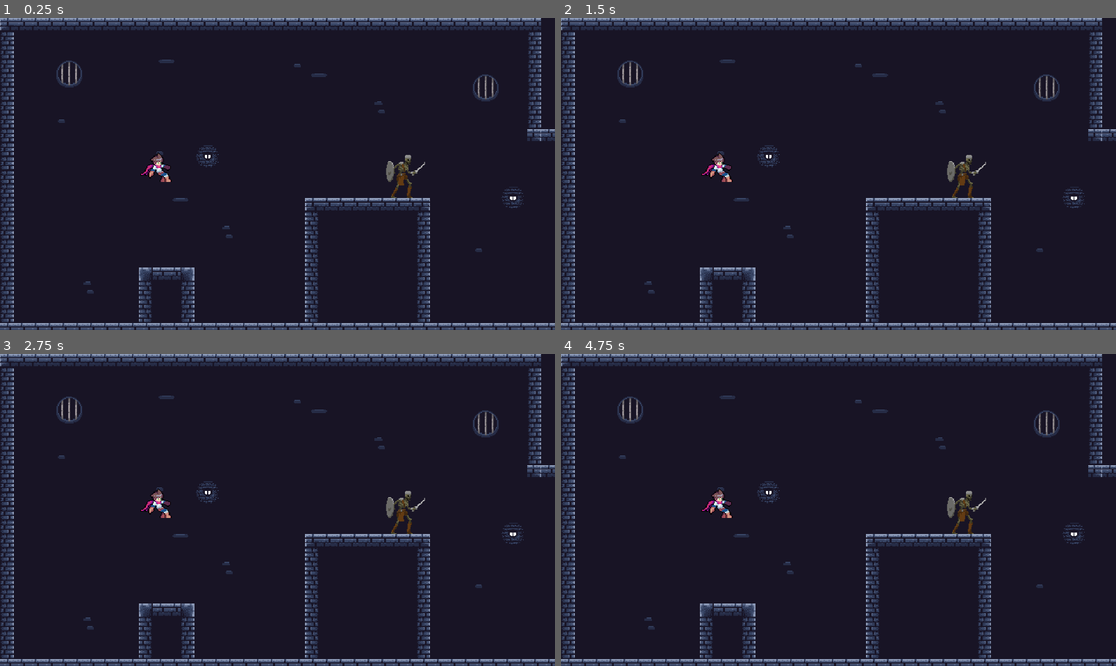
Above: before the commit, frames 1-4 (two rows, left to right).
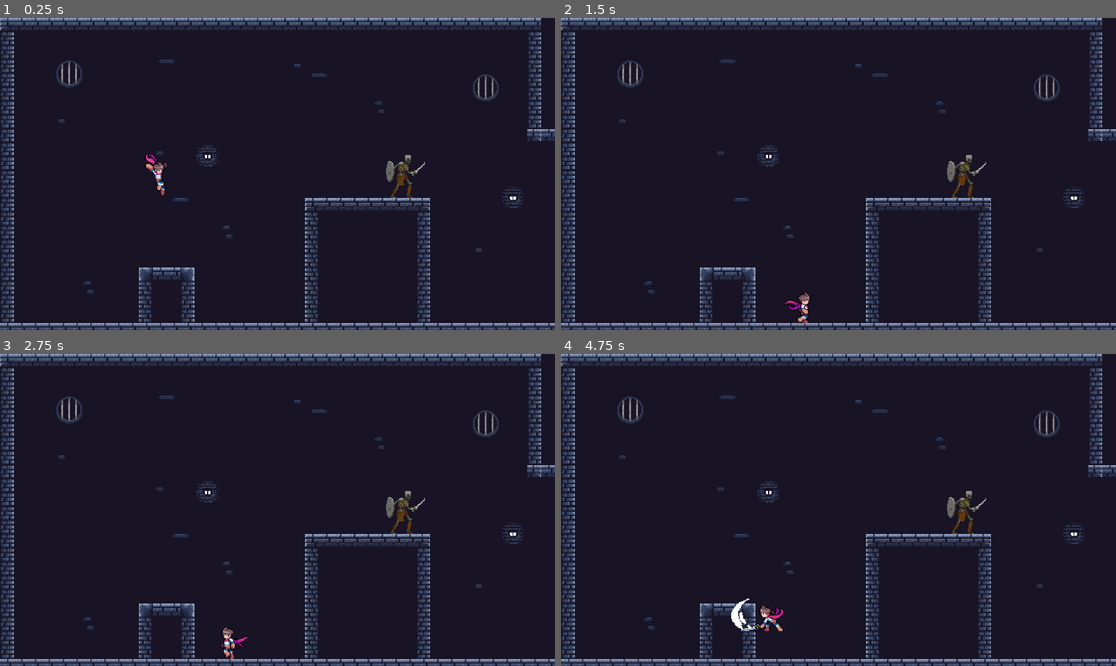
Above: after the commit, the same moments.

Repository: Yassin-Said/HorsesJam
Game: Godot game, scene res://assets/scenes/Level1.tscn
Two runs of this game, one before a commit and one after it. Both use one fixed random seed, a clock stepped at 60 frames per second and the inputs below.
Inputs (mouse positions are in pixels of both pictures, inside the frame that each line leads up to):
- Up to frame 1 (0.25 s): no input
- Up to frame 2 (1.5 s): move the mouse to (960, 158) at 0.52 s; hold D (move_right) from 0.53 s (still down); tap F (attack) at 0.6 s; click (960, 158) at 0.67 s; tap Space (jump) at 0.77, 0.8, 1.07, 1.35 s; move the mouse to (727, 189) at 1.27 s
- Up to frame 3 (2.75 s): tap Space (jump) at 1.52, 1.82, 2.3 s; tap F (attack) at 1.55, 2.1 s; move the mouse to (333, 441) at 2.02 s; release D (move_right) at 2.03 s; hold A (move_left) from 2.03 s (still down)
- Up to frame 4 (4.75 s): move the mouse to (810, 572) at 2.77 s; release A (move_left) at 2.78 s; hold D (move_right) 2.78-4.28 s; tap W (dash) at 2.85 s; click (810, 572) at 2.92 s; tap Space (jump) at 3.02, 3.32, 3.77, 3.8, 4.07, 4.52 s; tap F (attack) at 3.05, 4.55 s; move the mouse to (1005, 556) at 3.52 s; tap Shift (slide) at 3.6 s; move the mouse to (672, 463) at 4.27 s; hold A (move_left) from 4.28 s (still down); tap Ctrl at 4.35 s

The runs differ from the first frame. In frame 1, 0.4% of the frame differs, in the area x 25-31%, y 42-58%; in frame 2, 0.5%; in frame 3, 0.5%; in frame 4, 0.7%, in the area x 25-41%, y 42-89%.
Error before the commit: Parse Error: Used space character for indentation instead of tab as used before in the file. (res://assets/scripts/player.gd:53)

Commit message:
[FIX] - indentation

Diff:
--- a/assets/scripts/player.gd
+++ b/assets/scripts/player.gd
@@ -51,7 +51,7 @@
 			fliped = false
 	elif direction < 0:
 		if fliped == false:
-    	attack_area.apply_scale(Vector2(-1,1))
+			attack_area.apply_scale(Vector2(-1,1))
 			collision_shape_2d.apply_scale(Vector2(-1,1))
 			fliped = true
 
